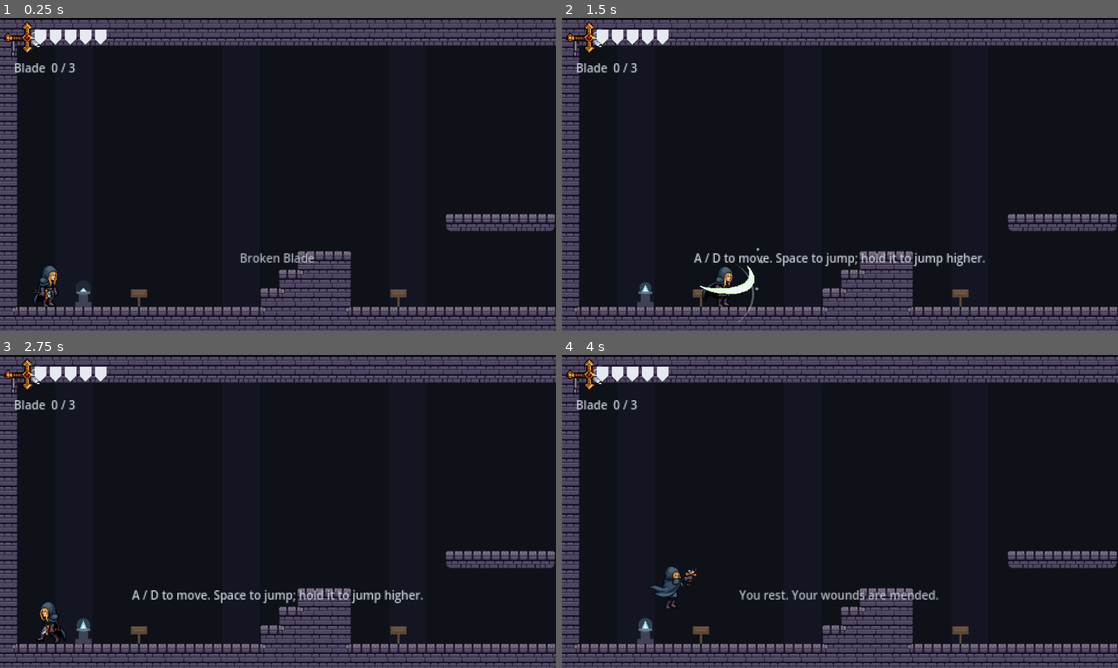
Above: before the commit, frames 1-4 (two rows, left to right).
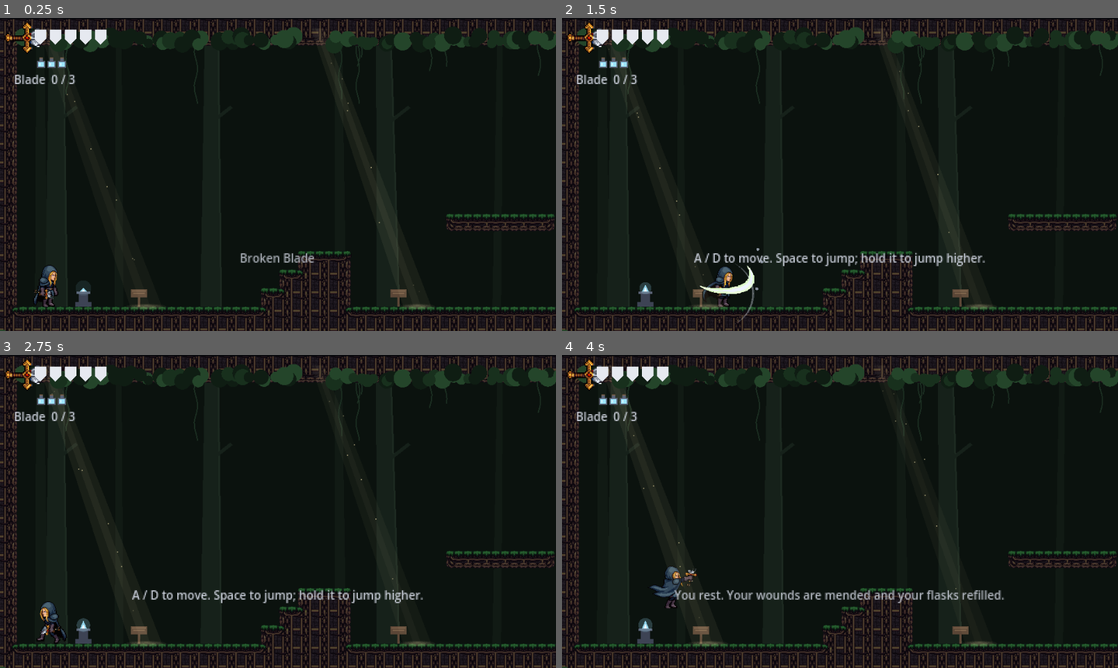
Above: after the commit, the same moments.

Repository: M1QuickGun/broken-blade
Game: Godot game, scene res://scenes/main.tscn
The game is run twice, just before and just after one commit, with the same random seed, the same clock (stepped at 60 frames per second) and the same inputs.
Inputs (mouse positions are in pixels of both pictures, inside the frame that each line leads up to):
- Up to frame 1 (0.25 s): no input
- Up to frame 2 (1.5 s): move the mouse to (962, 158) at 0.52 s; hold D (move_right) 0.53-1.25 s; click (962, 158) at 0.6 s; tap Space (jump) at 0.77, 1.07 s; tap F (heal, bound only after the commit) at 0.8 s; drag from (728, 190) to (645, 296) at 1.27 s
- Up to frame 3 (2.75 s): move the mouse to (333, 442) at 2.02 s; hold A (move_left) from 2.03 s (still down); hold Space (jump) from 2.03 s (still down); tap Q at 2.1 s
- Up to frame 4 (4 s): release A (move_left) at 2.75 s; release Space (jump) at 2.75 s; drag from (812, 574) to (701, 630) at 2.77 s; move the mouse to (1006, 558) at 3.52 s; hold D (move_right) from 3.53 s (still down); click (1006, 558) at 3.6 s; tap Space (jump) at 3.77 s; tap F (heal, bound only after the commit) at 3.8 s

The runs differ from the first frame. In frame 1, 21% of the frame differs, in the area x 0-100%, y 0-100%; in frame 2, 21%; in frame 3, 21%; in frame 4, 22%.

Commit message:
Healing flasks refilled at shrines with a drinking animation; the Foothills become a forest with falling light; boss plans in the design doc
Co-Authored-By: Claude Opus 5.5 <noreply@anthropic.com>

Diff:
--- /dev/null
+++ b/scripts/forest.gd
@@ -0,0 +1,176 @@
+extends Node2D
+## The Foothills forest at the foot of the mountain, drawn in two layers around a room's
+## tiles: a backdrop of trunks and hanging vines behind them, and in front a leaf canopy
+## over the ceiling with shafts of light breaking through it and dust drifting in the light.
+## The room adds one of each (front = false / true) and hands over its size and cells.
+
+const TILE := 16
+
+const COLOR_SKY := Color("0b120e")
+const COLOR_TRUNK_FAR := Color("111a14")
+const COLOR_TRUNK_MID := Color("16211a")
+const COLOR_TRUNK_EDGE := Color("1d2a21")
+const COLOR_VINE := Color("1c2f22")
+const COLOR_LEAF_DARK := Color("0f1d13")
+const COLOR_LEAF := Color("18301d")
+const COLOR_LEAF_LIGHT := Color("24452a")
+const COLOR_LIGHT := Color(1.0, 0.93, 0.7)
+
+var front := false
+var size_px := Vector2.ZERO
+## Solid cells ("#"), row by row, so shafts know where they land and the canopy which
+## ceiling cells to cover.
+var solid := PackedStringArray()
+var seed_text := ""
+
+var _time := 0.0
+var _shafts: Array[Dictionary] = []
+var _motes: Array[Dictionary] = []
+var _trunks: Array[Dictionary] = []
+var _vines: Array[Dictionary] = []
+var _leaves: Array[Dictionary] = []
+
+
+func _ready() -> void:
+	z_index = 1 if front else -1
+	var rng := RandomNumberGenerator.new()
+	rng.seed = hash(seed_text)
+	var cols := int(size_px.x / TILE)
+	# Light: a shaft every dozen tiles or so, slanting the same way, landing on the ground.
+	var x := rng.randf_range(2.0, 8.0) * TILE
+	while x < size_px.x - TILE:
+		var top := x
+		var slant := 0.35
+		var land := _land_y(top, slant)
+		_shafts.append({"x": top, "w": rng.randf_range(10.0, 22.0), "slant": slant, "land": land,
+			"phase": rng.randf() * TAU})
+		x += rng.randf_range(9.0, 16.0) * TILE
+	for i in int(_shafts.size() * 10):
+		_motes.append({"shaft": i % _shafts.size(), "t": rng.randf(), "off": rng.randf_range(-0.5, 0.5),
+			"speed": rng.randf_range(0.02, 0.06), "phase": rng.randf() * TAU})
+	# Trunks: far ones thin and faint, nearer ones wider with a lit edge.
+	for layer in 2:
+		var tx := rng.randf_range(0.0, 6.0) * TILE
+		while tx < size_px.x:
+			_trunks.append({"x": tx, "w": rng.randf_range(10.0, 18.0) if layer == 1 else rng.randf_range(5.0, 9.0),
+				"layer": layer, "lean": rng.randf_range(-4.0, 4.0)})
+			tx += rng.randf_range(4.0, 9.0) * TILE if layer == 0 else rng.randf_range(8.0, 15.0) * TILE
+	for i in cols / 3:
+		_vines.append({"x": rng.randf_range(0.0, size_px.x), "len": rng.randf_range(12.0, 56.0),
+			"phase": rng.randf() * TAU})
+	# Leaf clusters along the ceiling cells, thinning out where the light breaks through.
+	for cx in cols:
+		for cy in solid.size():
+			if not _solid(cx, cy):
+				break
+			var bottom := cy
+			if not _solid(cx, cy + 1):
+				for n in 3:
+					var p := Vector2((cx + rng.randf()) * TILE, (bottom + 1) * TILE - rng.randf_range(2.0, 10.0))
+					if _near_shaft(p.x):
+						continue
+					_leaves.append({"pos": p, "r": rng.randf_range(4.0, 8.0), "shade": rng.randi_range(0, 2)})
+
+
+func _process(delta: float) -> void:
+	if front:
+		_time += delta
+		queue_redraw()
+
+
+func _draw() -> void:
+	if front:
+		_draw_front()
+	else:
+		_draw_back()
+
+
+func _draw_back() -> void:
+	draw_rect(Rect2(Vector2.ZERO, size_px), COLOR_SKY)
+	for t in _trunks:
+		var color := COLOR_TRUNK_FAR if t.layer == 0 else COLOR_TRUNK_MID
+		var base_w: float = t.w
+		var x: float = t.x
+		draw_colored_polygon(PackedVector2Array([
+			Vector2(x + t.lean, 0), Vector2(x + t.lean + base_w * 0.8, 0),
+			Vector2(x + base_w * 1.15, size_px.y), Vector2(x - base_w * 0.15, size_px.y),
+		]), color)
+		if t.layer == 1:
+			# Light catches one edge of the nearer trunks, plus a branch or two.
+			draw_line(Vector2(x + t.lean + base_w * 0.8, 0), Vector2(x + base_w * 1.15, size_px.y),
+				COLOR_TRUNK_EDGE, 1.5)
+			var by := size_px.y * 0.3
+			draw_line(Vector2(x + base_w * 0.5, by), Vector2(x + base_w * 0.5 + 18.0, by - 14.0), color, 3.0)
+	for v in _vines:
+		var y := 0.0
+		var pts := PackedVector2Array()
+		while y <= v.len:
+			pts.append(Vector2(v.x + sin(y * 0.2 + v.phase) * 1.5, y + TILE * 0.8))
+			y += 4.0
+		if pts.size() > 1:
+			draw_polyline(pts, COLOR_VINE, 1.0)
+
+
+func _draw_front() -> void:
+	for s in _shafts:
+		var pulse := 0.8 + 0.2 * sin(_time * 0.7 + s.phase)
+		var top_x: float = s.x
+		var land: float = s.land
+		var bottom_x: float = top_x + land * s.slant
+		var w: float = s.w
+		draw_colored_polygon(PackedVector2Array([
+			Vector2(top_x, 0), Vector2(top_x + w, 0),
+			Vector2(bottom_x + w * 1.8, land), Vector2(bottom_x - w * 0.4, land),
+		]), Color(COLOR_LIGHT, 0.06 * pulse))
+		draw_colored_polygon(PackedVector2Array([
+			Vector2(top_x + w * 0.3, 0), Vector2(top_x + w * 0.7, 0),
+			Vector2(bottom_x + w * 1.0, land), Vector2(bottom_x + w * 0.4, land),
+		]), Color(COLOR_LIGHT, 0.05 * pulse))
+		# A warm pool where it lands.
+		var pool := Vector2(bottom_x + w * 0.7, land)
+		for i in 3:
+			var rx := w * (1.4 - i * 0.35)
+			_draw_ellipse(pool, Vector2(rx, 2.5 - i * 0.6), Color(COLOR_LIGHT, 0.06 + i * 0.03))
+	for m in _motes:
+		var s: Dictionary = _shafts[m.shaft]
+		var t := fmod(m.t + _time * m.speed, 1.0)
+		var y: float = t * s.land
+		var x: float = s.x + y * s.slant + s.w * (0.7 + m.off) + sin(_time + m.phase) * 3.0
+		var fade := sin(t * PI)
+		draw_rect(Rect2(x, y, 1, 1), Color(COLOR_LIGHT, 0.55 * fade))
+	for leaf in _leaves:
+		var color: Color = [COLOR_LEAF_DARK, COLOR_LEAF, COLOR_LEAF_LIGHT][leaf.shade]
+		draw_circle(leaf.pos, leaf.r, color)
+
+
+func _draw_ellipse(center: Vector2, radii: Vector2, color: Color) -> void:
+	var pts := PackedVector2Array()
+	for i in 16:
+		var a := TAU * i / 16.0
+		pts.append(center + Vector2(cos(a) * radii.x, sin(a) * radii.y))
+	draw_colored_polygon(pts, color)
+
+
+func _solid(cx: int, cy: int) -> bool:
+	if cy < 0 or cy >= solid.size():
+		return false
+	var row: String = solid[cy]
+	return cx >= 0 and cx < row.length() and row[cx] == "#"
+
+
+## How far down a shaft starting at x (at the top) travels before it hits solid ground.
+func _land_y(x: float, slant: float) -> float:
+	var y := TILE * 2.0
+	while y < size_px.y:
+		var cx := int((x + y * slant) / TILE)
+		if _solid(cx, int(y / TILE)):
+			return floorf(y / TILE) * TILE
+		y += 4.0
+	return size_px.y
+
+
+func _near_shaft(x: float) -> bool:
+	for s in _shafts:
+		if x > s.x - 4.0 and x < s.x + s.w + 4.0:
+			return true
+	return false
--- a/scripts/game.gd
+++ b/scripts/game.gd
@@ -5,6 +5,7 @@
 signal ability_unlocked(ability: String)
 signal rested
 signal max_hp_changed(max_hp: int)
+signal flasks_changed(count: int, max_count: int)
 
 ## Art is drawn at 2x the world's pixel density: the world uses 16 px tiles, sprites use 32.
 ## Sprites are placed at 1 / ART_SCALE and the camera zooms by ART_SCALE.
@@ -21,6 +22,11 @@
 var abilities := {}
 var pieces := 0
 var max_hp := 5
+## Healing flasks, filled with a shrine's pale flame: a few sips carried at a time, each
+## mending FLASK_HEAL masks, all refilled whenever Storm rests at a shrine (or wakes at one).
+const FLASK_HEAL := 2
+var max_flasks := 3
+var flasks := 3
 
 ## Where Storm wakes after falling: the last rest shrine he touched ("" = the start).
 var rest_room := ""
@@ -58,7 +64,22 @@
 func rest_at(room: String, point: Vector2) -> void:
 	rest_room = room
 	rest_point = point
+	refill_flasks()
 	rested.emit()
+
+
+func refill_flasks() -> void:
+	flasks = max_flasks
+	flasks_changed.emit(flasks, max_flasks)
+
+
+## Spends one flask; false if they're all empty.
+func use_flask() -> bool:
+	if flasks <= 0:
+		return false
+	flasks -= 1
+	flasks_changed.emit(flasks, max_flasks)
+	return true
 
 
 ## A mask shard: one more point of health, for good.
@@ -100,6 +121,7 @@
 	_bind("attack", [], [JOY_BUTTON_X], [], [MOUSE_BUTTON_LEFT])
 	_bind("dash", [KEY_SHIFT, KEY_L, KEY_C], [JOY_BUTTON_RIGHT_SHOULDER], [])
 	_bind("shockline", [], [JOY_BUTTON_Y], [], [MOUSE_BUTTON_RIGHT])
+	_bind("heal", [KEY_F, KEY_Q], [JOY_BUTTON_B], [])
 	_bind("toggle_fullscreen", [KEY_F11], [], [])
 	_bind("debug_unlock_dash", [KEY_1], [], [])
 	_bind("debug_unlock_shockline", [KEY_2], [], [])
--- a/scripts/hud.gd
+++ b/scripts/hud.gd
@@ -4,6 +4,12 @@
 const COLOR_MASK_FULL := Color("e6e9f0")
 const COLOR_MASK_EMPTY := Color("2a2e3a")
 const COLOR_TEXT := Color("c9ced9")
+const COLOR_FLASK := Color("9fe6ff")
+const COLOR_FLASK_GLASS := Color("5a6275")
+const COLOR_FLASK_EMPTY := Color("1c2029")
+const COLOR_CORK := Color("7a6049")
+## The healing flasks sit in a row under the masks.
+const FLASKS_POS := Vector2(32, 34)
 
 const ABILITY_NAMES := {"dash": "Ice", "double_jump": "Fire", "shockline": "Lightning"}
 ## The blade as it's been reforged so far (see Game.blade_stage): ice is the right half
@@ -38,6 +44,7 @@
 var _hp := 0
 var _max_hp := 0
 var _masks: Control
+var _flasks: Control
 var _pieces_label: Label
 var _blade_icon: Sprite2D
 var _message: Label
@@ -65,7 +72,11 @@
 	_masks.position = MASKS_POS
 	_masks.draw.connect(_draw_masks)
 	add_child(_masks)
-	_pieces_label = _make_label(Vector2(12, 36))
+	_flasks = Control.new()
+	_flasks.position = FLASKS_POS
+	_flasks.draw.connect(_draw_flasks)
+	add_child(_flasks)
+	_pieces_label = _make_label(Vector2(12, 46))
 	_message = _make_label(Vector2(0, 200))
 	_message.size = Vector2(480, 20)
 	_message.horizontal_alignment = HORIZONTAL_ALIGNMENT_CENTER
@@ -88,7 +99,8 @@
 
 	Game.pieces_changed.connect(func(_count: int) -> void: _update_pieces())
 	Game.ability_unlocked.connect(_on_ability_unlocked)
-	Game.rested.connect(func() -> void: show_message("You rest. Your wounds are mended."))
+	Game.rested.connect(func() -> void: show_message("You rest. Your wounds are mended and your flasks refilled."))
+	Game.flasks_changed.connect(func(_count: int, _max: int) -> void: _flasks.queue_redraw())
 	Game.max_hp_changed.connect(func(_max: int) -> void: show_message(MASK_MESSAGE))
 	_update_pieces()
 
@@ -161,6 +173,19 @@
 		_pieces_label.text += "   " + "  ".join(names)
 
 
+func _draw_flasks() -> void:
+	for i in Game.max_flasks:
+		var o := Vector2(i * 9, 0)
+		var full := i < Game.flasks
+		# Glass body, neck and cork; the pale flame fills the full ones.
+		_flasks.draw_rect(Rect2(o + Vector2(0, 3), Vector2(7, 6)), COLOR_FLASK_GLASS)
+		_flasks.draw_rect(Rect2(o + Vector2(1, 4), Vector2(5, 4)), COLOR_FLASK if full else COLOR_FLASK_EMPTY)
+		_flasks.draw_rect(Rect2(o + Vector2(2, 1), Vector2(3, 2)), COLOR_FLASK_GLASS)
+		_flasks.draw_rect(Rect2(o + Vector2(2, 0), Vector2(3, 1)), COLOR_CORK)
+		if full:
+			_flasks.draw_rect(Rect2(o + Vector2(2, 5), Vector2(1, 2)), Color(1, 1, 1, 0.7))
+
+
 func _draw_masks() -> void:
 	for i in _max_hp:
 		var color := COLOR_MASK_FULL if i < _hp else COLOR_MASK_EMPTY
--- a/scripts/main.gd
+++ b/scripts/main.gd
@@ -117,6 +117,7 @@
 	await get_tree().create_timer(0.4).timeout
 	await hud.fade_out(0.6)
 	player.heal_full()
+	Game.refill_flasks()
 	# Wake at the last rest shrine, or back at the start if Storm hasn't rested yet.
 	if Game.rest_room != "":
 		_load_room(Game.rest_room, "", Game.rest_point)
--- a/scripts/player.gd
+++ b/scripts/player.gd
@@ -113,6 +113,12 @@
 const CARRY_TIME := 0.25
 
 const INVULN_TIME := 1.0
+## Drinking a flask roots Storm in place; the healing lands partway through, and a hit
+## before then spills it (the flask is spent either way).
+const DRINK_TIME := 0.8
+const DRINK_HEAL_AT := 0.35
+const COLOR_FLASK := Color("9fe6ff")
+const COLOR_FLASK_CORE := Color("f2fbff")
 const HURT_LOCK_TIME := 0.25
 const HURT_KNOCKBACK := Vector2(160, -200)
 
@@ -160,6 +166,9 @@
 var _invuln := 0.0
 var _strike_guard := 0.0
 var _hurt_lock := 0.0
+## Counts down while drinking a flask; _drink_healed is set once the sip has mended him.
+var _drink_time := 0.0
+var _drink_healed := false
 var _recoil := 0.0
 ## True while rising from a pogo or knockback, so releasing jump doesn't cut the arc.
 var _no_jump_cut := false
@@ -212,6 +221,7 @@
 	"slide": [40.0, false],
 	"spin": [26.0, false],
 	"wall": [6.0, true],
+	"drink": [10.0, false],
 	"point": [24.0, false],
 }
 ## Where Storm's body sits across each frame size, in art pixels. Larger frames leave
@@ -333,6 +343,10 @@
 		_update_shock_hang()
 	elif _dash_time > 0.0:
 		_update_dash(delta)
+	elif _drink_time > 0.0:
+		_update_drink(delta)
+	elif not controls_locked and Input.is_action_just_pressed("heal") and _can_drink():
+		_start_drink()
 	else:
 		_move_horizontal(input_x, delta)
 		_apply_gravity(delta)
@@ -370,6 +384,7 @@
 	_invuln -= delta
 	_strike_guard -= delta
 	_hurt_lock -= delta
+	_drink_time -= delta
 	_recoil -= delta
 	_dash_cd -= delta
 	_shock_cd -= delta
@@ -862,7 +877,59 @@
 			return
 
 
+# --- Healing flask ---
+
+func _can_drink() -> bool:
+	return is_on_floor() and hp < Game.max_hp and Game.flasks > 0 and _shock == Shock.NONE 			and _spin_time <= 0.0 and _hurt_lock <= 0.0 and not _is_small()
+
+
+func _start_drink() -> void:
+	Game.use_flask()
+	_drink_time = DRINK_TIME
+	_drink_healed = false
+	_attack_anim = 0.0
+	_jump_buffer = 0.0
+
+
+func _update_drink(delta: float) -> void:
+	velocity.x = move_toward(velocity.x, 0.0, 1200.0 * delta)
+	_apply_gravity(delta)
+	if not _drink_healed and DRINK_TIME - _drink_time >= DRINK_HEAL_AT:
+		_drink_healed = true
+		hp = mini(hp + Game.FLASK_HEAL, Game.max_hp)
+		hp_changed.emit(hp, Game.max_hp)
+		# The shrine's flame flares up around him.
+		for i in 16:
+			if _embers.size() >= MAX_EMBERS:
+				break
+			var dir := Vector2.from_angle(randf() * TAU)
+			_embers.append({"pos": _center() + dir * 5.0, "vel": dir * 45.0 + Vector2(0, -20),
+				"age": 0.0, "color": COLOR_FLASK_CORE if i % 3 == 0 else COLOR_FLASK})
+
+
+## A soft glow of shrine flame around the flask; a plain vial too if there's no drinking art.
+func _draw_flask() -> void:
+	var at := _flask_point() - global_position
+	var pulse := 0.5 + 0.5 * sin(_drink_time * 30.0)
+	draw_circle(at, 5.0 + pulse, Color(COLOR_FLASK, 0.18))
+	draw_circle(at, 2.5, Color(COLOR_FLASK, 0.3))
+	if _sprite.sprite_frames.has_animation("drink"):
+		return
+	draw_rect(Rect2(at + Vector2(-1.5, -1), Vector2(3, 3.5)), COLOR_FLASK)
+	draw_rect(Rect2(at + Vector2(-0.75, -2.5), Vector2(1.5, 1.5)), COLOR_FLASK_CORE)
+	draw_rect(Rect2(at + Vector2(-0.75, -3.25), Vector2(1.5, 0.75)), Color("7a6049"))
+
+
+## Where the flask sits in Storm's hand while he drinks.
+func _flask_point() -> Vector2:
+	# Up to his lips by the time the sip lands, then back down to his belt.
+	var elapsed := DRINK_TIME - _drink_time
+	var t := clampf(elapsed / DRINK_HEAL_AT, 0.0, 1.0) if elapsed < DRINK_HEAL_AT 			else clampf(_drink_time / (DRINK_TIME - DRINK_HEAL_AT), 0.0, 1.0)
+	return _center() + Vector2(facing * lerpf(5.0, 3.0, t), lerpf(0.0, -8.0, t))
+
+
 func _hurt_by_enemy(source_x: float) -> void:
+	_drink_time = 0.0
 	_take_damage()
 	if hp <= 0:
 		return
@@ -879,6 +946,7 @@
 
 
 func _hurt_by_hazard() -> void:
+	_drink_time = 0.0
 	_take_damage()
 	if hp <= 0:
 		return
@@ -999,6 +1067,9 @@
 			_sprite.play("slide")
 			_sprite.frame = SLIDE_FIRST_FRAME
 		return
+	if _drink_time > 0.0:
+		_sprite.play("drink" if _sprite.sprite_frames.has_animation("drink") else "idle")
+		return
 	if _attack_anim > 0.0:
 		return
 	if _wall_dir != 0:
@@ -1020,6 +1091,8 @@
 
 
 func _draw() -> void:
+	if _drink_time > 0.0:
+		_draw_flask()
 	for i in _trail.size():
 		var point: Dictionary = _trail[i]
 		var fade: float = 1.0 - point.age / TRAIL_LIFE
--- a/scripts/room.gd
+++ b/scripts/room.gd
@@ -37,6 +37,9 @@
 const ICE_SHEET := preload("res://art/world/ice_tileset.png")
 ## A spike trap seen from the side, drawn at 2x detail over one tile.
 const SPIKE_TEX := preload("res://art/world/spikes.png")
+## The Foothills forest floor: earth, roots and moss; same corner layout as STONE_SHEET.
+const FOREST_SHEET := preload("res://art/world/forest_tileset.png")
+const Forest := preload("res://scripts/forest.gd")
 const SHEET_TILE := 32
 ## Solid-corner mask (NW 8, NE 4, SW 2, SE 1) -> tile in the sheet.
 const STONE_TILES := {
@@ -60,11 +63,16 @@
 var _boss_spawn := Vector2.ZERO
 var _sign_count := 0
 var _ice := false
+var _forest := false
+## Trees and light behind and in front of the tiles (forest and overgrown rooms).
+var _woods := false
 
 
 func build(name_: String) -> void:
 	room_name = name_
 	_ice = room_name in Rooms.ICE_ROOMS
+	_forest = room_name in Rooms.FOREST_ROOMS
+	_woods = _forest or room_name in Rooms.OVERGROWN_ROOMS
 	_grid = PackedStringArray(Rooms.LAYOUTS[name_])
 	size_tiles = Vector2i(_grid[0].length(), _grid.size())
 	size_px = Vector2(size_tiles) * TILE
@@ -74,6 +82,14 @@
 	_scan_cells()
 	_build_doors()
 	_setup_boss()
+	if _woods:
+		for is_front in [false, true]:
+			var woods := Forest.new()
+			woods.front = is_front
+			woods.size_px = size_px
+			woods.solid = _grid
+			woods.seed_text = room_name
+			add_child(woods)
 
 
 ## Feet position for a player arriving through the given door.
@@ -275,11 +291,12 @@
 
 
 func _draw() -> void:
-	draw_rect(Rect2(Vector2.ZERO, size_px), COLOR_BG_ICE if _ice else COLOR_BG)
-	# Faint pillars in the background for a sense of ruined architecture.
-	for i in range(3, size_tiles.x, 9):
-		draw_rect(Rect2(i * TILE, 0, TILE * 2, size_px.y), COLOR_PILLAR_ICE if _ice else COLOR_PILLAR)
-	var sheet: Texture2D = ICE_SHEET if _ice else STONE_SHEET
+	if not _woods:
+		draw_rect(Rect2(Vector2.ZERO, size_px), COLOR_BG_ICE if _ice else COLOR_BG)
+		# Faint pillars in the background for a sense of ruined architecture.
+		for i in range(3, size_tiles.x, 9):
+			draw_rect(Rect2(i * TILE, 0, TILE * 2, size_px.y), COLOR_PILLAR_ICE if _ice else COLOR_PILLAR)
+	var sheet: Texture2D = ICE_SHEET if _ice else (FOREST_SHEET if _forest else STONE_SHEET)
 
 	for vy in size_tiles.y + 1:
 		for vx in size_tiles.x + 1:
--- a/scripts/rooms.gd
+++ b/scripts/rooms.gd
@@ -20,6 +20,11 @@
 	"frozen_depths": "frozen_land", "frost_throne": "frozen_land", "ice_climb": "frozen_land",
 	"frozen_cellar": "frozen_land",
 }
+
+## The Foothills forest at the mountain's foot: forest tiles, trees and falling light.
+const FOREST_ROOMS := ["landing", "rockfall", "catcher_shaft", "gate_fight"]
+## Old ruins swallowed by the same forest: stone tiles, but the trees and light show through.
+const OVERGROWN_ROOMS := ["great_hall", "undercroft"]
 
 ## Rooms of the Frozen village: drawn with the ice tileset and frost-crawlers.
 const ICE_ROOMS := [
Binary file added: art/storm/full/drink.png
Not shown, added: art/storm/full/drink.png.import
Binary file added: art/storm/hilt/drink.png
Not shown, added: art/storm/hilt/drink.png.import
Binary file added: art/storm/ice/drink.png
Not shown, added: art/storm/ice/drink.png.import
Binary file added: art/storm/ice_fire/drink.png
Not shown, added: art/storm/ice_fire/drink.png.import
Binary file added: art/storm/ice_lightning/drink.png
Not shown, added: art/storm/ice_lightning/drink.png.import
Binary file added: art/world/forest_tileset.png
Not shown, added: art/world/forest_tileset.png.import
(and 3 more such lines)
